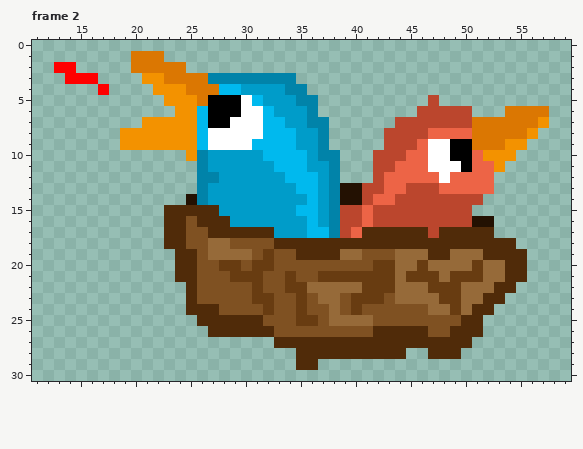
A animated GIF sprite gets an edit: sprites/gif/chicks.gif. Above, as it was before the edit.
The file is 80x80 pixels, 2 frames. Colours within 5 levels of each other are drawn and written as one. Shown: frame 2: x 11..59, y 0..30.
Now the later version:
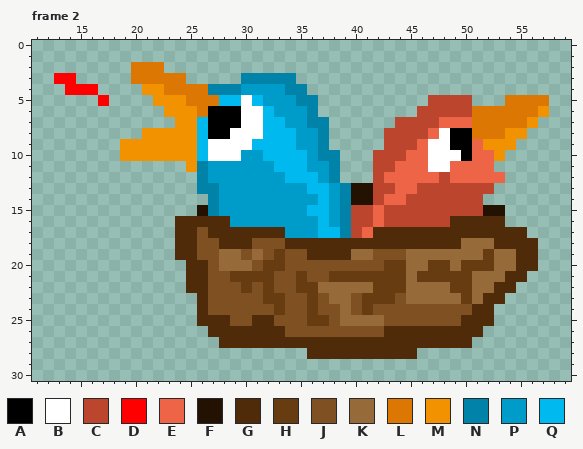
Palette (. is transparent): A #000000  B #ffffff  C #bb462d  D #ff0000  E #ed6446  F #231102  G #502b09  H #683c11  J #7f5122  K #966a39  L #db7702  M #f39200  N #0183a9  P #009cc9  Q #00b9ee
Diff:
--- frame 2
@@ x 11..59 @@
  0 .................................................
- 1 .........LLL.....................................
- 2 ..DD.....LLLLL...................................
- 3 ...DDD....MMLLLLNNNNNNNN.........................
- 4 ......D....MMMLLLQQPPPPNN........................
- 5 ............MMMLAAABQPPPNN..........C............
- 6 .............MMQAAABBQPPPN.........CCCCC...LLLL..
- 7 ..........MMMMMQAABBBQQPPNN......CCCCCCCLLLLLLM..
- 8 ........MMMMMMMQBBBBBQQQPPN.....CCCCEEEELLLLLM...
- 9 ........MMMMMMMQBBBBQQQQPPN.....CCCEBBAALLLMM....
-10 ..............MNPPPPPQQQQPNN...CCCEEBBAAEMMM.....
-11 ...............NPPPPPPQQQPPN...CCEEEBBBAEEM......
-12 ...............NNPPPPPPQQQPN...CEEEEEBEEEE.......
-13 ...............NPPPPPPPPQQPNFFCCEECCCEEEEE.......
-14 ..............FNPPPPPPPPPQPNFFCEECCCCCCCC........
-15 ............GGGGGPPPPPPPQQPNCCECCCCCCCCC.........
-16 ............GGJGGGPPPPPPPQPNCCECCCCCCCCCFF.......
-17 ............GGJJGGGGGGPPPQQNCEGGGGGGCGGGGG.......
-18 ............GGJJKKJJJJGGGGGGGGGGGGGGGGGGGGGG.....
-19 .............GGJKKKKJHJJGGGGKKJJJKKKGGKKKGGGG....
-20 .............GGJJHHJHHJJJJJJJJJHHKKHKKKKHKKGG....
-21 .............GGJJJHHHJJHJJHHHHHHHKHHHKHHHKKGG....
-22 ..............GJJJJJHJJHHKKKKKHHHKKKHHHKKKGG.....
-23 ..............GJJJJJHHJJHJKKJHHHJKKKKHHKKGG......
-24 ..............GGGJJJJHJJHJJKJHJJJJJJKKHKGG.......
-25 ...............GGGGGGJJJHHJKKKKJJJJJJJJGG........
-26 ................GGGGGGJJJJJJJJJGGGGGJJGGG........
-27 ......................GGGGGGGGGGGGGGGGGG.........
-28 ........................GGGGGGGGGG..GGG..........
-29 ........................GG.......................
+ 1 .................................................
+ 2 .........LLL.....................................
+ 3 ..DD.....LLLLL.....NNNNN.........................
+ 4 ...DDD....MMLLLLNNNPPPPNN........................
+ 5 ......D....MMMLLLQQBQPPPNN..........CCCC...LLLL..
+ 6 ............MMMLAAABBQPPPN.........CCCCCLLLLLLM..
+ 7 .............MMQAAABBQQPPNN......CCCCEEELLLLLM...
+ 8 ..........MMMMMQAABBBQQQPPN.....CCCCEBAALLLMM....
+ 9 ........MMMMMMMQBBBBQQQQPPN.....CCCEBBAAEMMM.....
+10 ........MMMMMMMQBBBPPQQQQPNN...CCCEEBBBAEEM......
+11 ..............MNPPPPPPQQQPPN...CCEEEBBEEEE.......
+12 ...............NPPPPPPPQQQPN...CEEEEECEEEEE......
+13 ...............NNPPPPPPPPQQPNFFCCEECCCCCCC.......
+14 ................NPPPPPPPPPQPNFFCEECCCCCCC........
+15 ...............FNPPPPPPPPQQPNCCECCCCCCCCCFF......
+16 .............GGGGGPPPPPPPPQPNCCECCCCCCGGGGG......
+17 .............GGJGGGGGGGPPPQQNCEGGGGGGGGGGGGGG....
+18 .............GGJJGGGJJJGGGGGGGGGGGGGGGGKKKGGGG...
+19 .............GGJJKKJKJHJJGGGGKKJJJKKKKKKKHKKGG...
+20 ..............GGJKKKJHHJJJJJJJJJHHKKHHKHHHKKGG...
+21 ..............GGJJHHHHJJHJJHHHHHHHKHHHHHKKKGG....
+22 ..............GGJJJHJHJJHHKKKKKHHHKKKKHHKKGG.....
+23 ...............GJJJJJHHJJHJKKJHHHJKKKKKHKGG......
+24 ...............GJJJJJJHJJHJJKJHJJJJJJJJJGG.......
+25 ...............GGGJJGGJJJHHJKKKKJJJJJJJGGG.......
+26 ................GGGGGGGJJJJJJJJJGGGGGGGGG........
+27 .................GGGGGGGGGGGGGGGGGGGGGGG.........
+28 .........................GGGGGGGGGG..............
+29 .................................................
 30 .................................................
